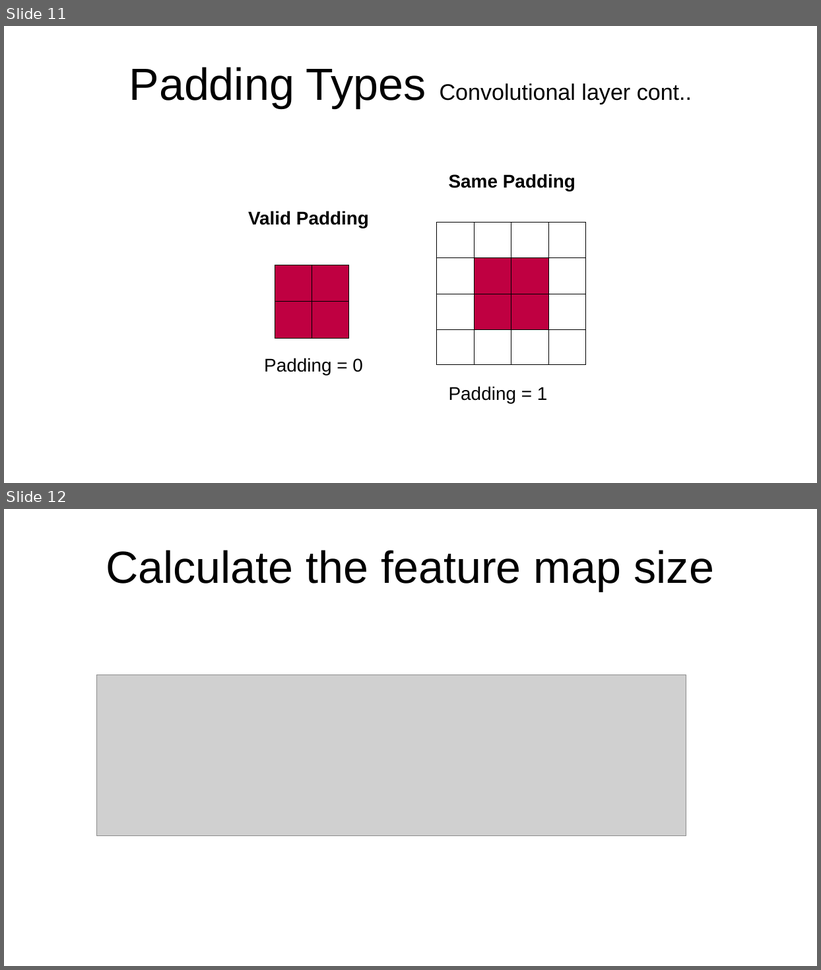
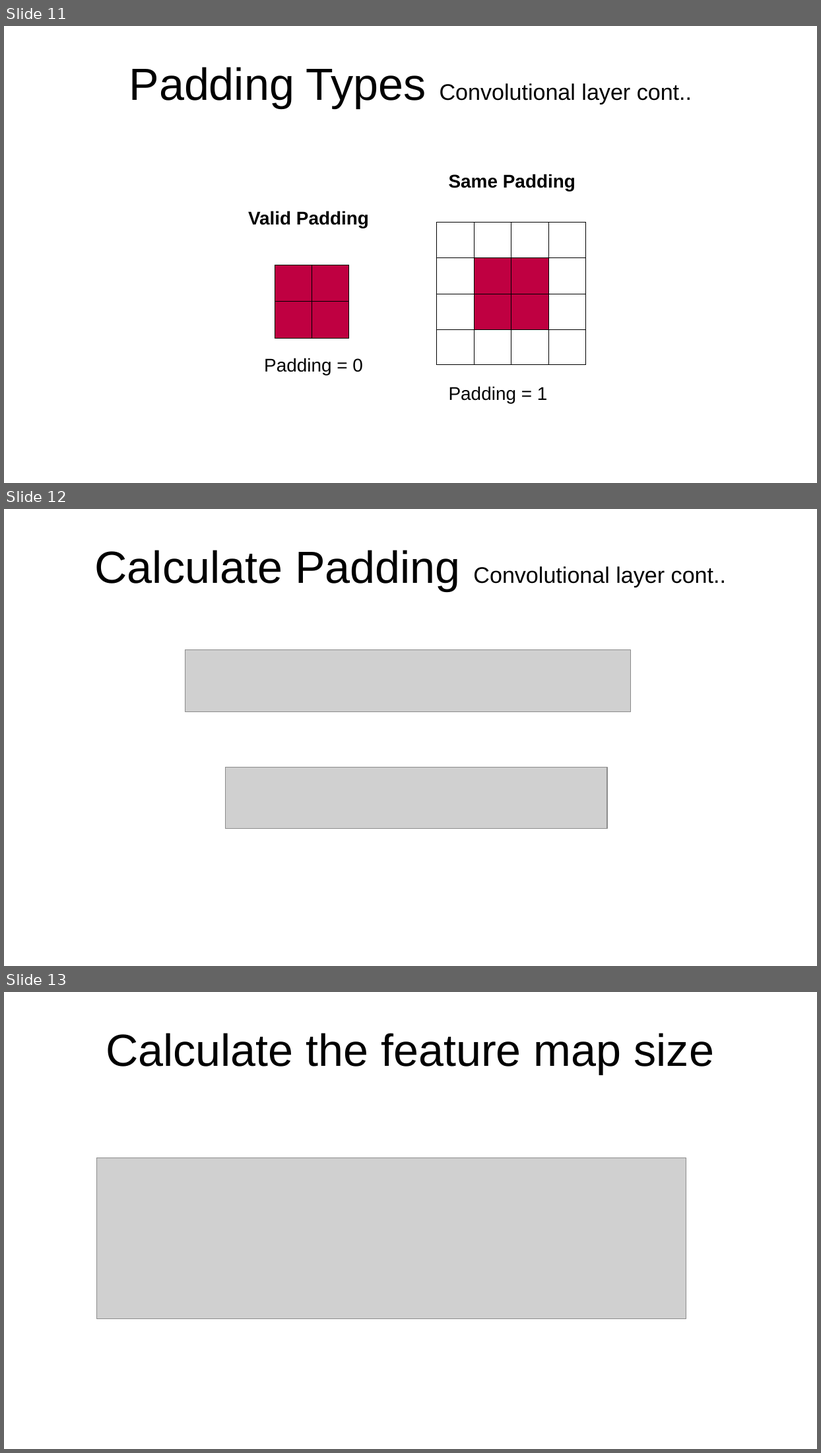
Before and after one commit to MoatasemGamal/ConvNN, a slide deck: CNN.odp. Shown one above the other, each under a label of ours: slides 11 and 12 before the commit, slides 11, 12 and 13 after it. The pictures are 821x970 and 821x1453 pixels, drawn with LibreOffice and Linux fonts; fonts in the diff are those of the drawing; grey boxes stand for pictures. Boxes give left, top, right and bottom in pixels: in the first picture for what was removed or moved away, otherwise in the second. Text is boxed around its words. In the diff, an @@ line names an element or a change of style, - is before the commit and + after.

Commit message:
calculate the required padding for the input image

```diff
--- a/CNN.odp
+++ b/CNN.odp
@@ slide 12 added at box(4, 509, 817, 966), background #FFFFFF @@
@@ title added at box(95, 550, 726, 591), 22 pt, text #000000 @@
+Calculate Padding Convolutional layer cont..
@@ picture added at box(186, 650, 631, 712) @@
@@ picture added at box(225, 767, 607, 829) @@
@@ what was slide 12 is now slide 13 @@
```
